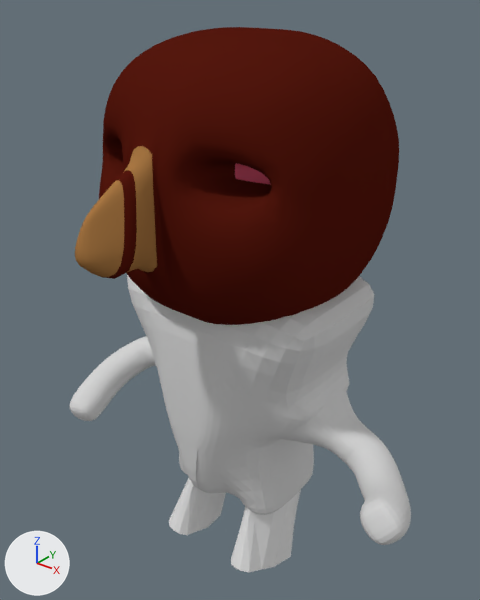
Two versions of the Blender file asian18.blend, one commit apart.
Before and after are seen from a 50 mm camera at (0.12, -2.91, 1.16) aimed at (-1.36, -1.06, 0.01). Every picture has the same lights, and +X, +Y and +Z are marked at lower left.
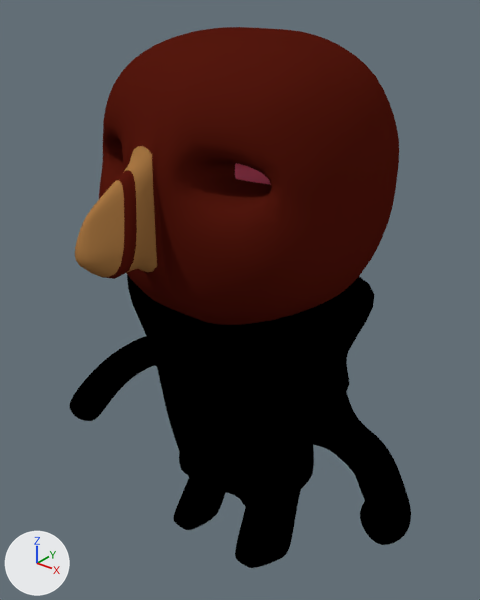
Where the change shows, as pixel boxes [x1, y1, x2, y2] in the pictures (480 x 600 px):
'Cube.002', recoloured (grey to black)
    both: [127, 275, 374, 515]
'Cube.003', recoloured (grey to black)
    both: [279, 391, 411, 545]
'Cube.005', recoloured, modifiers changed (grey to black)
    before: [231, 490, 301, 572]
    after: [235, 490, 301, 568]
'Cube.004', recoloured (grey to black)
    both: [70, 336, 156, 421]
'Cube.006', recoloured, modifiers changed (grey to black, 10% narrower, 10% shorter)
    before: [169, 478, 226, 535]
    after: [174, 479, 225, 530]

The edits, one by one:
Material 'Material.001' (mat_material_001) changes colour from light grey #d6d6d6 to black #000000; in linear values from (0.674, 0.674, 0.674) to (0.0, 0.0, 0.0).
Object 'Cube.006' (ob_cube_006) gains a SUBSURF modifier named 'Subsurf'.
Modifier setting: levels = 4.
Object 'Cube.005' (ob_cube_005) gains a SUBSURF modifier named 'Subsurf'.
Modifier setting: levels = 4.
